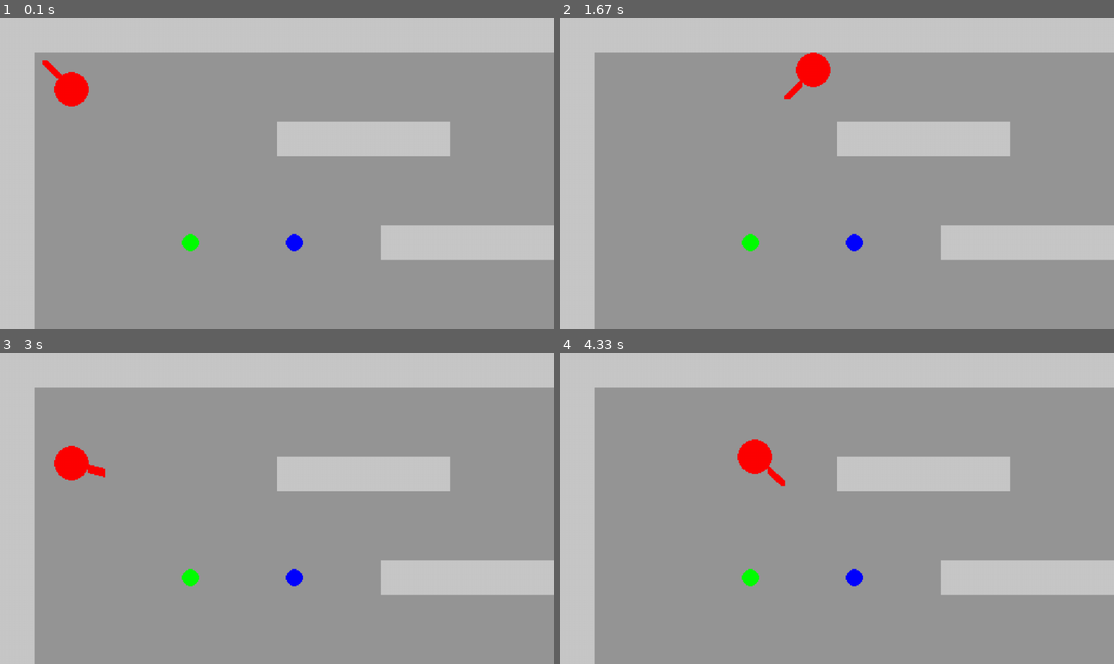
Above: before the commit, frames 1-4 (two rows, left to right).
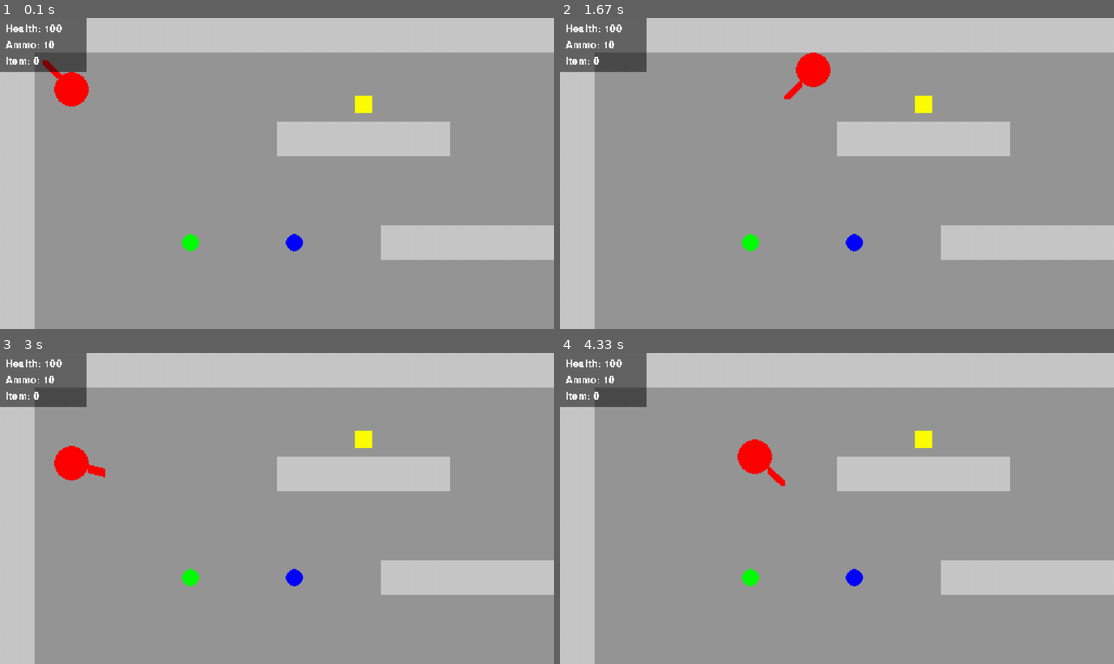
Above: after the commit, the same moments.

Repository: RLangendam/pygame
Game: pygame game, started from main.py
Two runs of this game, one before a commit and one after it. Both use one fixed random seed, a clock stepped at 60 frames per second and the inputs below.
Inputs (mouse positions are in pixels of both pictures, inside the frame that each line leads up to):
- Up to frame 1 (0.1 s): no input
- Up to frame 2 (1.67 s): hold Right 0.33-0.8 s; move the mouse to (814, 185) at 0.37 s; hold Up 0.83-1.13 s; move the mouse to (1014, 164) at 0.87 s; hold Right 1.17-1.63 s; move the mouse to (704, 176) at 1.2 s
- Up to frame 3 (3 s): hold Left 1.67-2.2 s; move the mouse to (105, 461) at 1.7 s; hold Down 2.23-2.53 s; move the mouse to (360, 399) at 2.27 s; hold Left 2.57-2.97 s; move the mouse to (343, 536) at 2.6 s
- Up to frame 4 (4.33 s): hold Up 3-3.37 s; move the mouse to (848, 402) at 3.03 s; hold Right 3.4-4.03 s; move the mouse to (637, 499) at 3.43 s; hold Down from 4.07 s (still down); move the mouse to (842, 539) at 4.1 s

The runs differ from the first frame. In frame 1, 2.9% of the frame differs, in the area x 0-68%, y 0-31%; in frame 2, 2.9%; in frame 3, 2.9%; in frame 4, 2.9%.

Commit message:
Add a HUD for health, ammo and inventory items

Diff:
--- a/source/camera.py
+++ b/source/camera.py
@@ -26,7 +26,7 @@
         y = clamp(y, 0, delta_height)
         self.rect.topleft = (x, y)
 
-    def draw(self, background_group, *y_sorted_sprite_groups):
+    def draw(self, background_group, hud_group, *y_sorted_sprite_groups):
         self.image.fill((0, 0, 0, 0))  # Clear the camera surface
 
         sprites = (sprite for group in y_sorted_sprite_groups for sprite in group)
@@ -37,6 +37,10 @@
             dx = sprite.rect.x - self.rect.x
             dy = sprite.rect.y - self.rect.y
             self.image.blit(sprite.image, (dx, dy))
+
+        for sprite in hud_group:
+            self.image.blit(sprite.image, sprite.rect.topleft)
+
         screen_dimensions = (self.screen.get_width(), self.screen.get_height())
         pygame.transform.scale(self.image, screen_dimensions, self.screen)
 
--- a/source/game.py
+++ b/source/game.py
@@ -1,4 +1,5 @@
 import pygame
+from source.hud import HUD
 from source.level import Level
 from source.player import Player
 from source.constants import Constants
@@ -30,6 +31,9 @@
         self.camera = Camera(self.constants, self.screen, self.level, self.player)
         self.weapon.set_camera(self.camera)  # Set the camera for the weapon
 
+        self.hud = HUD(self.constants, self.player, self.weapon)
+        self.hud_group = pygame.sprite.GroupSingle(self.hud)  # type: ignore
+
     def run(self):
         running = True
 
@@ -49,10 +53,12 @@
             self.object_group.update(dt)
             self.player_group.update(dt)
             self.weapon_group.update(dt)
+            self.hud_group.update()
             self.camera.update()
 
             self.camera.draw(
                 self.background_group,
+                self.hud_group,
                 self.object_group,
                 self.player_group,
                 self.weapon_group,
--- /dev/null
+++ b/source/hud.py
@@ -0,0 +1,26 @@
+import pygame
+
+
+class HUD(pygame.sprite.Sprite):
+    def __init__(self, constants, player, weapon):
+        super().__init__()
+        self.constants = constants
+        self.player = player
+        self.weapon = weapon
+        self.image = pygame.Surface((80, 50), pygame.SRCALPHA)
+        self.rect = self.image.get_rect(topleft=(0, 0))
+        self.font = pygame.font.Font(None, 14)
+
+    def update(self):
+        self.image.fill((0, 0, 0, 128))  # Semi-transparent background
+        health_text = f"Health: {self.player.health}"
+        ammo_text = f"Ammo: {self.weapon.ammo}"
+        texts = [health_text, ammo_text]
+        texts.extend(
+            (f"{key}: {value}" for key, value in self.player.inventory.items())
+        )
+
+        surfaces = [self.font.render(text, False, (255, 255, 255)) for text in texts]
+
+        for i, surface in enumerate(surfaces):
+            self.image.blit(surface, (5, 5 + i * 15))
--- a/source/level.py
+++ b/source/level.py
@@ -44,9 +44,28 @@
         )
 
 
+class Item(Tile):
+    def __init__(self, pos: pygame.Vector2, constants: Constants, *groups):
+        super().__init__(pos, constants, *groups)
+        pygame.draw.rect(
+            self.image,
+            (255, 255, 0, 255),
+            (
+                constants.tile_size // 4,
+                constants.tile_size // 4,
+                constants.tile_size // 2,
+                constants.tile_size // 2,
+            ),
+        )
+
+    def pickup(self, inventory: dict):
+        inventory["Item"] += 1
+        self.kill()
+
+
 MAP = """xxxxxxxxxxxxxxxxxxxxxx
 x                    x
-x                    x
+x         i          x
 x       xxxxx        x
 x                    x
 x                    x
@@ -61,6 +80,7 @@
         characters = [list(row) for row in MAP.splitlines()]
         self.tiles = []
         self.blockers_group = pygame.sprite.Group()
+        self.item_group = pygame.sprite.Group()
         for y, row in enumerate(characters):
             for x, char in enumerate(row):
                 pos = pygame.Vector2(x, y)
@@ -81,6 +101,11 @@
                     sprites.append(sprite)
                     sprite = Floor(pos, constants, background_group)
                     sprites.append(sprite)
+                elif char == "i":
+                    sprite = Item(pos, constants, object_group, self.item_group)
+                    sprites.append(sprite)
+                    sprite = Floor(pos, constants, background_group)
+                    sprites.append(sprite)
                 else:
                     raise ValueError(f"Unknown tile character: {char}")
 
@@ -95,3 +120,6 @@
 
     def get_blockers(self):
         return self.blockers_group
+
+    def get_items(self):
+        return self.item_group
--- a/source/player.py
+++ b/source/player.py
@@ -16,6 +16,8 @@
         pygame.draw.ellipse(self.image, (255, 0, 0, 255), self.image.get_rect())
         self.rect = self.image.get_rect(topleft=(x, y))
         self.level = level  # Store the level reference
+        self.health = 100
+        self.inventory = {"Item": 0}
 
     def update(self, dt: int):
         x, y = self.get_movement_direction()
@@ -28,19 +30,23 @@
         if dx == 0 and dy == 0:
             return
 
-        self.move_avoiding_collisions(dx, dy)
+        dx, dy = self.move_avoiding_collisions(dx, dy)
+        if dx == 0 and dy == 0:
+            return
+
+        self.pickup_items()
 
     def move_avoiding_collisions(self, dx, dy):
         self.rect.move_ip(dx, dy)
         blockers = pygame.sprite.spritecollide(self, self.level.get_blockers(), False)  # type: ignore
         if len(blockers) == 0:
-            return
+            return dx, dy
         if dx == 0:
             self.rect.move_ip(0, -dy)
-            return
+            return 0, 0
         if dy == 0:
             self.rect.move_ip(-dx, 0)
-            return
+            return 0, 0
 
         reverted = NONE
         for blocker in blockers:
@@ -49,18 +55,22 @@
 
             if reverted & X == 0:
                 self.rect.move_ip(-dx, 0)
+                dx = 0
                 reverted |= X
                 if pygame.sprite.collide_mask(self, blocker) is None:
                     continue
 
             if reverted & Y == 0:
                 self.rect.move_ip(0, -dy)
+                dy = 0
                 reverted |= Y
                 if pygame.sprite.collide_mask(self, blocker) is None:
                     continue
 
             assert reverted == X | Y, "Reverted should be both X and Y"
             break
+
+        return dx, dy
 
     def restrict_to_level_bounds(self, dx, dy):
         if dx != 0:
@@ -98,3 +108,8 @@
         dx = x * distance
         dy = y * distance
         return dx, dy
+
+    def pickup_items(self):
+        items = pygame.sprite.spritecollide(self, self.level.get_items(), False)  # type: ignore
+        for item in items:
+            item.pickup(self.inventory)
--- a/source/weapon.py
+++ b/source/weapon.py
@@ -14,6 +14,7 @@
         self.weapon_radius = int(constants.tile_size / 2)
         self.rect = self.image.get_rect()
         self.player = player
+        self.ammo = 10
 
     def update(self, dt: int):
         mouse_x, mouse_y = self.camera.get_mouse_pos()  # Get the mouse position
